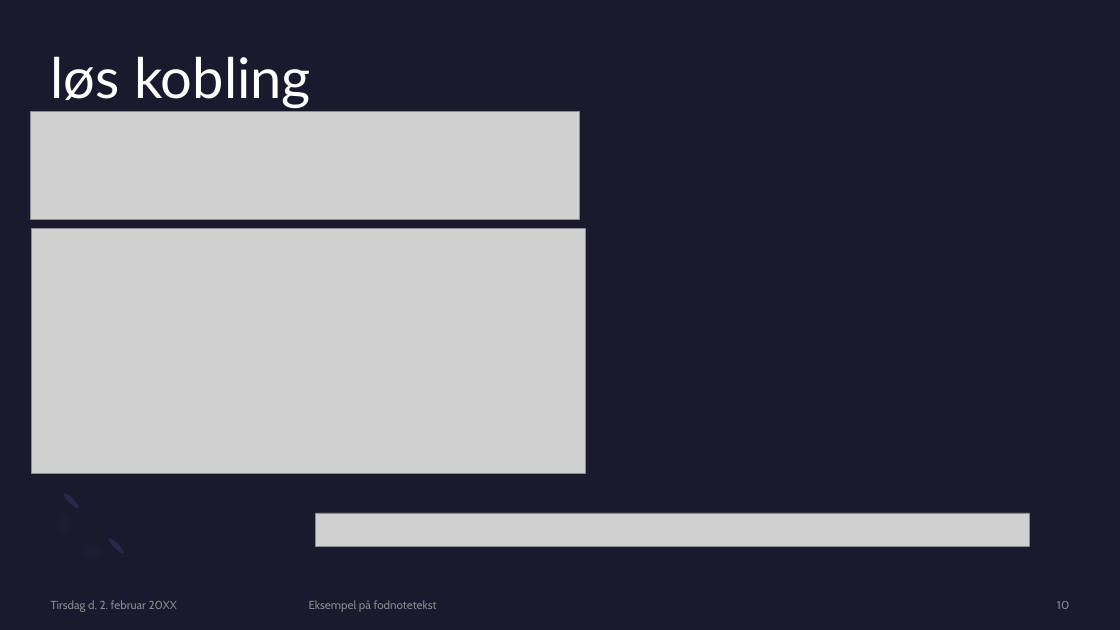
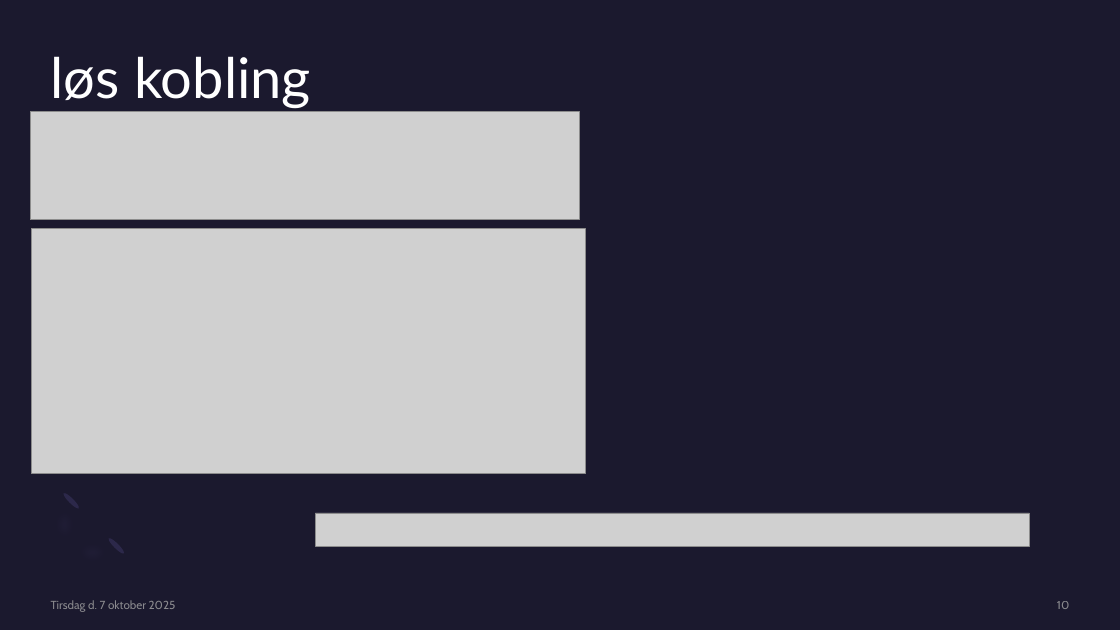
Before and after one commit to Jakob-Hjort/Autobid, a slide deck: slide 10 of Aktionshus H2.pptx. Drawn at 1120x630 pixels with LibreOffice and Linux fonts; fonts in the diff are those of the drawing; grey boxes stand for pictures. Boxes give left, top, right and bottom in pixels: in the first picture for what was removed or moved away, otherwise in the second. Text is boxed around its words. In the diff, an @@ line names an element or a change of style, - is before the commit and + after.

```diff
--- a/Aktionshus H2.pptx
+++ b/Aktionshus H2.pptx
@@ text at [51, 600, 176, 612]: text changed @@
-Tirsdag d. 2. februar 20XX
+Tirsdag d. 7 oktober 2025
@@ text removed at [309, 600, 437, 612] @@
-Eksempel på fodnotetekst
```
Also in this commit, not shown: 8 other slides changed, 1 slide added, 1 slide removed, 2 other files.
